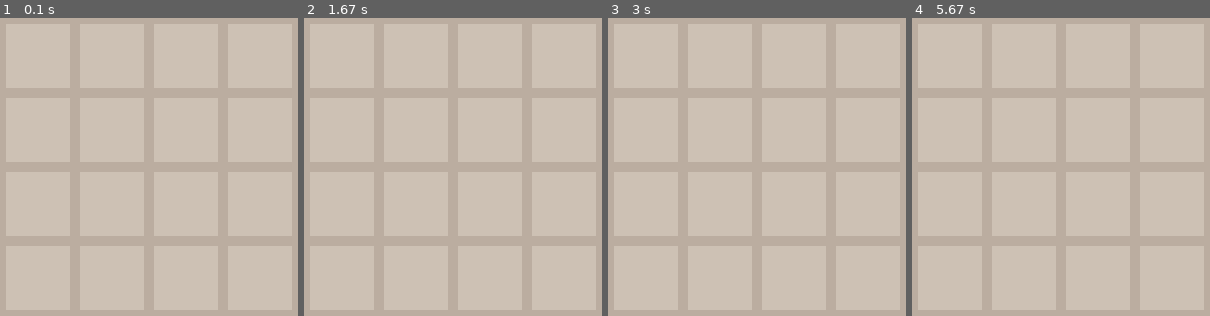
Above: before the commit, frames 1-4 (left to right).
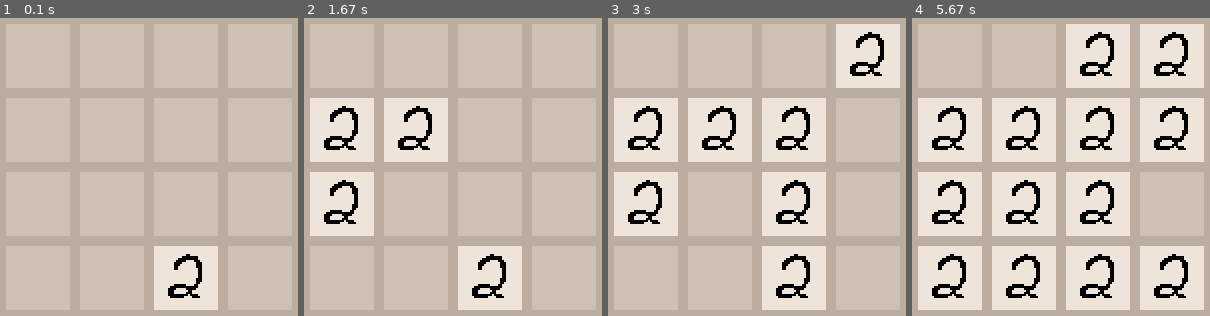
Above: after the commit, the same moments.

Repository: zzayah/GameDesignWithPygame
Game: pygame game, started from main.py
The game is run twice, just before and just after one commit, with the same random seed, the same clock (stepped at 60 frames per second) and the same inputs.
Inputs:
- Up to frame 1 (0.1 s): no input
- Up to frame 2 (1.67 s): hold Right 0.33-0.8 s; hold Up 0.83-1.13 s; hold Right 1.17-1.63 s
- Up to frame 3 (3 s): hold Left 1.67-2.2 s; hold Down 2.23-2.53 s; hold Left 2.57-2.97 s
- Up to frame 4 (5.67 s): hold Up 3-3.37 s; hold Right 3.4-4.03 s; hold Down 4.07-4.43 s; hold Left 4.47-4.93 s; hold Right 4.97-5.43 s; hold Up from 5.47 s (still down)

The runs differ from the first frame. In frame 1, 4.6% of the frame differs, in the area x 51-74%, y 76-98%; in frame 2, 18%; in frame 3, 32%; in frame 4, 60%, in the area x 2-98%, y 2-98%.

Commit message:
archetecture established besides the animation stuff

Diff:
--- a/game.py
+++ b/game.py
@@ -1,4 +1,5 @@
 import pygame as pg
+import random
 
 class Game:
 
@@ -6,7 +7,37 @@
         self.screen_size = (306, 306) # images are 64 x 64 and spaces are 20 x 64 or 64 x 20 (counting borders)
         self.matrix = [[0 for _ in range(4)] for _ in range(4)]
 
+        self.won = False
+
+        self.need_to_place_two = True
+
+    def indicies_of_zeros(self, direction):
+        ###
+        # Input: Direction of arrow key
+        # Output: Returns indicies of cloest "zeros" present in that given direction.
+        # If no "zeros" are present in a column/row of that direction, nothing is returned
+        ###
+
+        if direction == "up":
+            pass
+        elif direction == "left":
+            pass
+        elif direction == "right":
+            pass
+        elif direction == "down":
+            pass
+
     def draw(self):
+        placed_two = False
+        while_iterations = 0
+        while not placed_two and self.need_to_place_two == True and while_iterations < 100:
+            rand_idx_1 = random.randint(0, 3)
+            rand_idx_2 = random.randint(0, 3)
+            if self.matrix[rand_idx_1][rand_idx_2] == 0:
+                self.matrix[rand_idx_1][rand_idx_2] = 2
+                placed_two = True
+                self.need_to_place_two = False
+
         for row in range(4):
             for col in range(4):
                 # init sprite and resize
@@ -17,7 +48,6 @@
                 self.screen.blit(sprite, ((10 + (74 * row)), (10 + (74 * col))))
 
     def run(self):
-
         pg.init()
         self.screen = pg.display.set_mode(self.screen_size)
         self.screen.fill((187, 173, 160))
@@ -27,10 +57,27 @@
         # game loop
         running = True
         while running:
+
             for event in pg.event.get():
                 if event.type == pg.QUIT:
                     running = False
 
+                keys = pg.key.get_pressed()
+                if keys[pg.K_UP]:
+                    self.need_to_place_two = True
+
+                elif keys[pg.K_LEFT]:
+                    self.need_to_place_two = True
+
+                elif keys[pg.K_RIGHT]:
+                    self.need_to_place_two = True
+
+                elif keys[pg.K_DOWN]:
+                    self.need_to_place_two = True
+
+                else:
+                    print("no valid input detected")
+
             self.draw()
             pg.display.flip()
         pg.quit()
